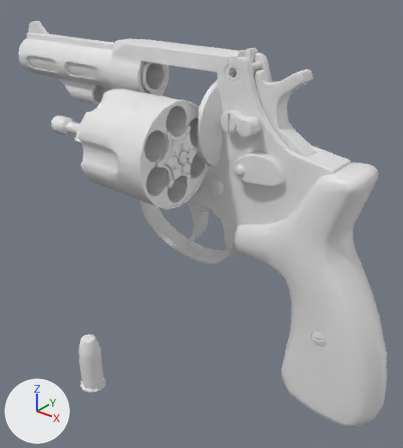
The Blender file Assets/Prefabs/REVOLVER.blend, before and after one commit.
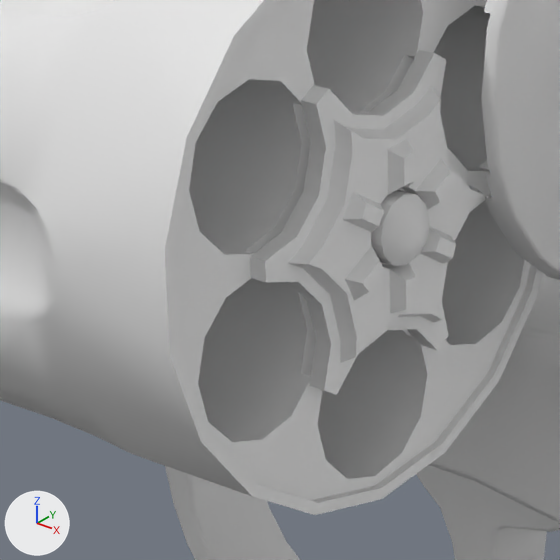
Each version appears first whole from a 50 mm lens placed at (2.76, -2.11, 2.81), pointed at (0.58, 0.63, 1.11), and next in a close-up on the part from 27% to 53% of the width and 26% to 49% of the height. The lights are fixed; the arrows at lower left show +X, +Y and +Z.

The first close-up shows 'Frame', 'Mag'.
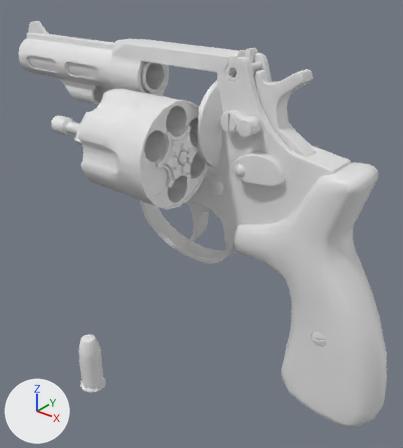
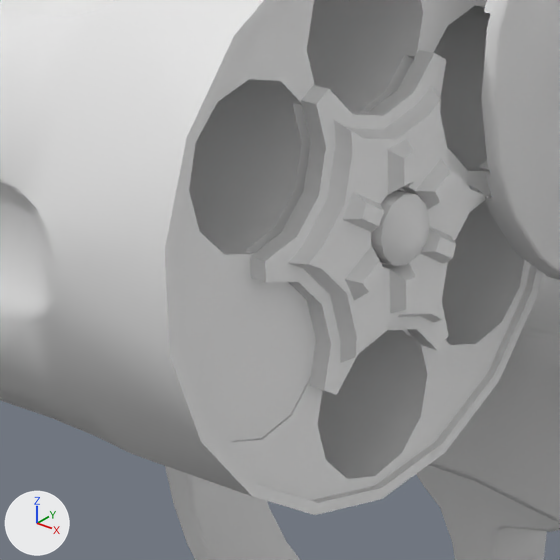
Boxes [x1, y1, x2, y2] around the edits, measured in the close-ups (560 x 560 px):
'Reloaded Ammo', added
    after: [198, 278, 316, 442]
part 1 of me_柱体_130, deleted
    before: [250, 50, 491, 395]
part 2 of me_柱体_130, deleted
    before: [371, 190, 430, 266]
part 3 of me_柱体_001, added
    after: [250, 50, 491, 395]
'Mag Holder', unchanged, uncovered by the edit
    after: [371, 190, 430, 266]

The edits, one by one:
Material 'ZLS05.001' (mat_zls05_001) is new.
Its base color is (0.8, 0.8, 0.8) (white #e7e7e7).
me_柱体_130 has 4139 vertices, 4373 faces and spans x -1.22..1.66, y 0.09..0.97, z 0.64..2.33.
me_柱体_130 is used by ob_frame; location (0.0, 0.0, 0.0).
me_柱体_130 part 1: the loose piece of 249 vertices spanning x 0.67..0.73, y 0.09..0.47, z 1.55..1.89 is deleted.
me_柱体_130 part 2: the loose piece of 86 vertices spanning x -0.45..0.74, y 0.21..0.34, z 1.66..1.78 is deleted.
me_柱体_001 is used by ob_mag; location (0.0, 0.0, 0.0).
me_柱体_001 had 380 vertices, 436 faces and spanned x 0.153..0.68, y -0.046..0.598, z 1.394..2.048.
me_柱体_001 now has 629 vertices, 738 faces and spans x 0.153..0.727, y -0.046..0.598, z 1.394..2.048.
me_柱体_001 part 3: a new loose piece of 249 vertices spanning x 0.67..0.727, y 0.087..0.467, z 1.55..1.89, in mat_zls05 (its picture is missing).
Mesh me_柱体_005 is new.
It has 243 vertices, 257 faces and spans x -0.45..0.735, y 0.185..0.698, z 1.341..1.783.
It uses material mat_zls05 (its picture is missing).
Mesh me_柱体_004 is new.
It has 182 vertices, 192 faces and spans x -0.099..0.099, y -0.099..0.099, z -0.208..0.237.
It uses material mat_zls05_001 (its picture is missing).
In object 'Mag' (ob_mag), parent is now set to ob_mag_holder.
Object 'Mag Holder' (ob_mag_holder) is new; it shows me_柱体_005.
Its location is (0.0, 0.0, 0.0).
Object 'Reloaded Ammo' (ob_reloaded_ammo) is new; it shows me_柱体_004.
Its location is (0.462, 0.094, 1.621).
Its rotation in degrees is (0, -90, 0).
